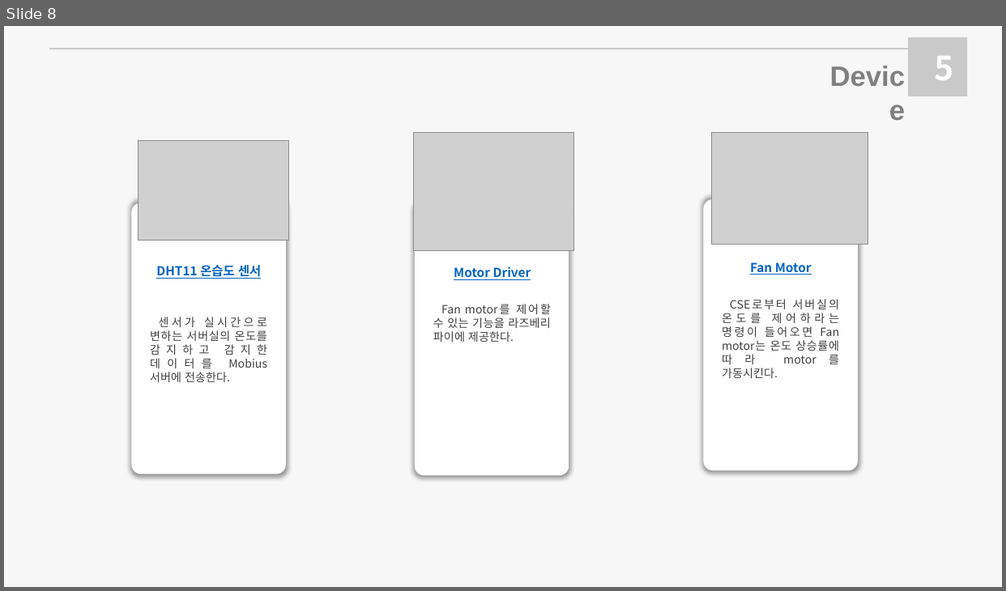
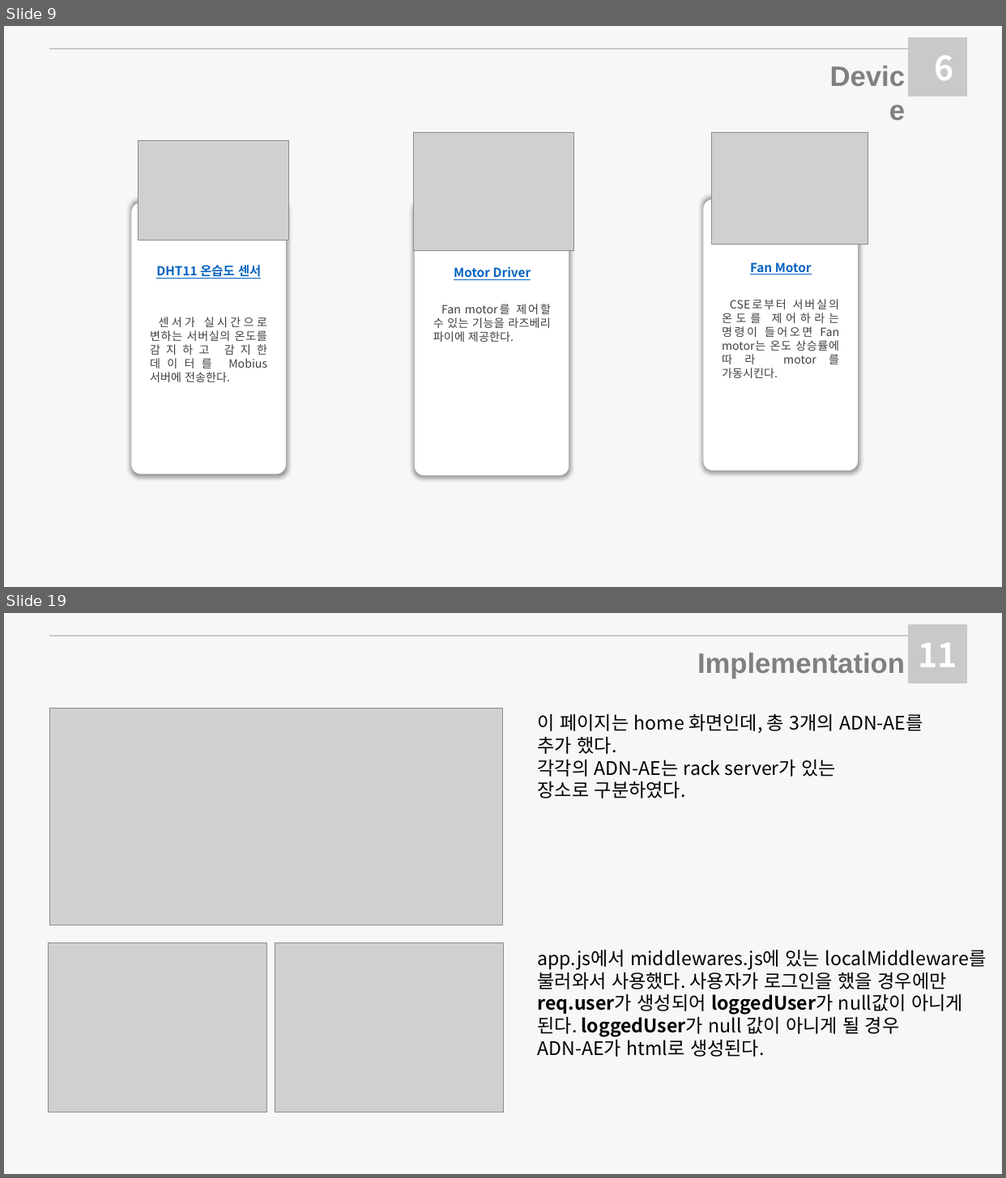
Before and after one commit to Sejong-OSA/Server-temperature-management-system, a slide deck: docs/서버실 온습도 조절 프로젝트.pptx. Shown one above the other, each under a label of ours: slide 8 before the commit, slides 9 and 19 after it; the slides between them are not shown. The pictures are 1006x591 and 1006x1178 pixels, drawn with LibreOffice and Linux fonts; fonts in the diff are those of the drawing; grey boxes stand for pictures. Boxes give left, top, right and bottom in pixels: in the first picture for what was removed or moved away, otherwise in the second. Text is boxed around its words. In the diff, an @@ line names an element or a change of style, - is before the commit and + after.

```diff
--- a/docs/서버실 온습도 조절 프로젝트.pptx
+++ b/docs/서버실 온습도 조절 프로젝트.pptx
@@ slide 19 added at [4,613,1002,1174], background #F7F7F7 @@
@@ line added from (49, 636) to (908, 636), #C9C9C9 1.5 pt @@
@@ rectangle added at [908,624,967,683], fill #C9C9C9 @@
@@ text added at [697,653,905,679], 27 pt, text #808080, bold @@
+Implementation
@@ text added at [918,643,957,667], 32 pt, text #FFFFFF, bold @@
+11
@@ picture added at [49,708,503,925] @@
@@ text added at [538,714,923,798], 18 pt, text #000000 @@
+이 페이지는 home 화면인데, 총 3개의 ADN-AE를
+추가 했다.
+각각의 ADN-AE는 rack server가 있는
+장소로 구분하였다.
@@ picture added at [49,943,267,1112] @@
@@ picture added at [275,943,503,1112] @@
@@ text added at [538,950,987,1057], 18 pt, text #000000 @@
+app.js에서 middlewares.js에 있는 localMiddleware를
+불러와서 사용했다. 사용자가 로그인을 했을 경우에만
+req.user가 생성되어 loggedUser가 null값이 아니게
+된다. loggedUser가 null 값이 아니게 될 경우
+ADN-AE가 html로 생성된다.
@@ what was slide 8 is now slide 9 @@
@@ slide 9 changed as well @@
@@ text at [934,55,953,80]: text changed @@
-5
+6
```
Also in this commit, not shown: 2 other slides changed, 22 other slides added, 4 slides removed, 5 other files.
